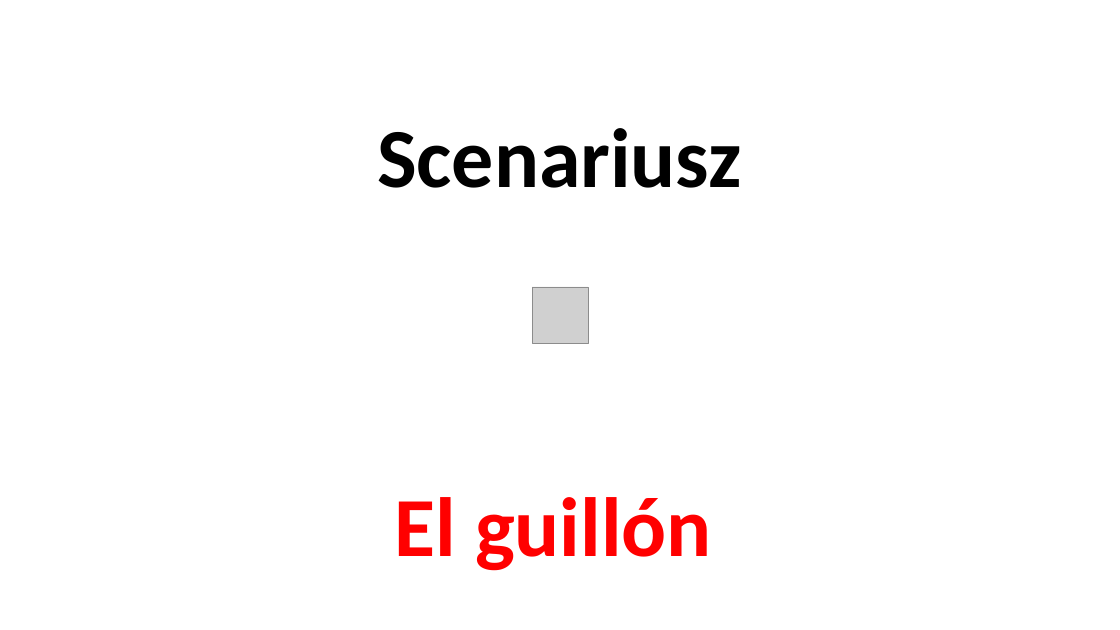
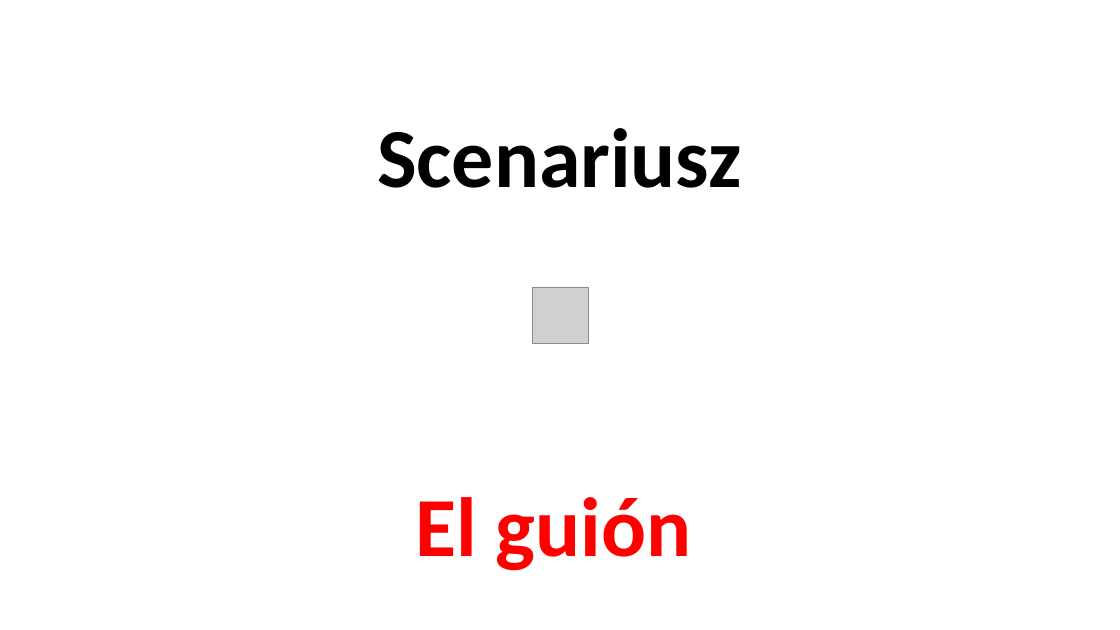
Before and after one commit to wojciechkrakowiak7-arch/Fajna-strona, a slide deck: slide 18 of pliki hiszpański/La película-El cine.pptx. Drawn at 1120x630 pixels with LibreOffice and Linux fonts; fonts in the diff are those of the drawing; grey boxes stand for pictures. Boxes give left, top, right and bottom in pixels: in the first picture for what was removed or moved away, otherwise in the second. Text is boxed around its words. In the diff, an @@ line names an element or a change of style, - is before the commit and + after.

Commit message:
Update17.3

```diff
--- a/pliki hiszpański/La película-El cine.pptx
+++ b/pliki hiszpański/La película-El cine.pptx
@@ subtitle at <box>415,497,692,571</box>: text changed @@
-El guillón
+El guión
```
Also in this commit, not shown: 1 slide added.
